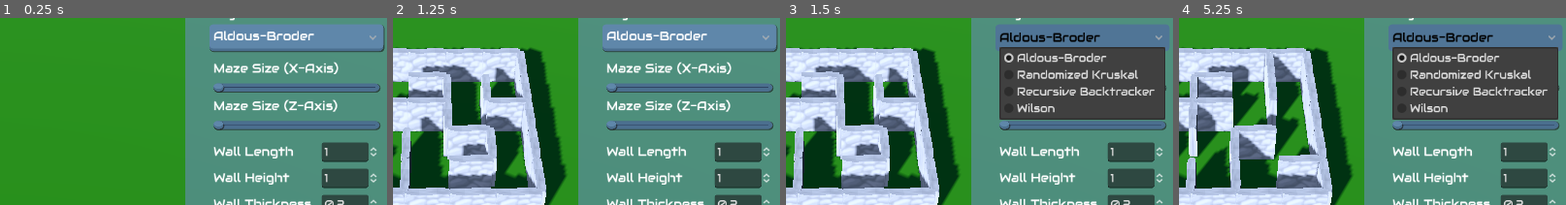
Above: before the commit, frames 1-4 (left to right).
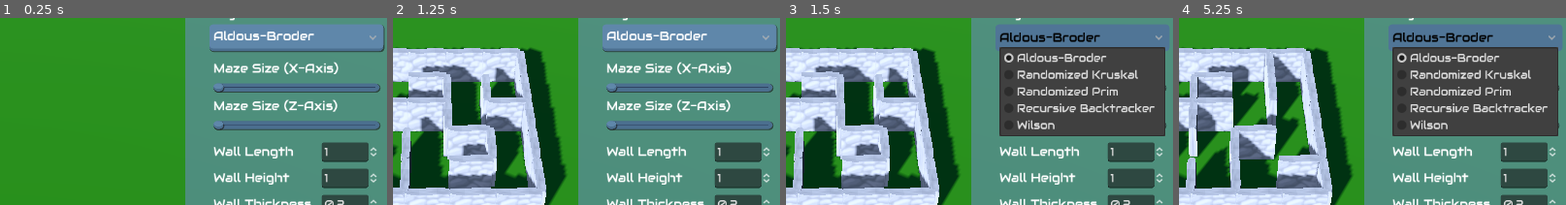
Above: after the commit, the same moments.

Repository: GuiBDBello/godot-maze-generator
Game: Godot game, scene res://scenes/playable/game.tscn
Same seed, same stepped clock (60 frames per second), same inputs: the game is played once before the commit and once after it.
Inputs (mouse positions are % of the whole screen's width and height, from its top left):
- Up to frame 1 (0.25 s): no input
- Up to frame 2 (1.25 s): click "Generate Maze" at 0.5 s
- Up to frame 3 (1.5 s): click "Aldous-Broder" at 1.25 s
- Up to frame 4 (5.25 s): click (93, 67) at 2 s; click "Aldous-Broder" at 2.75 s; click (93, 67) at 3.5 s; click "Generate Maze" at 4.25 s; click "Aldous-Broder" at 5 s
The pictures show only the part of the screen within x 46-95%, y 9-59%; the shares and areas given below are measured in that part.

Frames 1-2 are identical in both runs. In frame 3, 5.4% of the frame differs, in the area x 55-98%, y 36-64%; in frame 4, 5.4%.

Commit message:
Add Randomized Prim maze generation algorithm

Diff:
--- a/scenes/maze/maze_generator/randomized_kruskal/randomized_kruskal.gd
+++ b/scenes/maze/maze_generator/randomized_kruskal/randomized_kruskal.gd
@@ -1,7 +1,6 @@
 extends MazeGenerator
 
 var cell_list: Array[Array] = []
-
 var cell_sets: Dictionary = {}
 
 
@@ -18,12 +17,10 @@
 		for y: int in maze_grid[x].size():
 			var cell: MazeCell = maze_grid[x][y]
 
-			# Generate the walls between cells
 			var neighbours: Array[MazeCell] = super.find_neighbours(cell, maze_grid)
 			for neighbour: MazeCell in neighbours:
 				cell_list.append([cell, neighbour])
 
-			# Initialize sets for each cell
 			cell_sets[cell] = cell
 
 	cell_list.shuffle()
--- /dev/null
+++ b/scenes/maze/maze_generator/randomized_prim/randomized_prim.gd
@@ -0,0 +1,53 @@
+extends MazeGenerator
+
+var frontier: Array[MazeCell] = []
+
+
+func _ready() -> void:
+	rng.randomize()
+
+
+func generate_maze(maze: Maze, is_generated_slowly: bool) -> void:
+	super.center_maze_on_screen(maze)
+
+	var maze_grid: Array[Array] = super.generate_grid(maze)
+
+	# Step 2: Pick a random starting cell and mark it as visited
+	var start_cell: MazeCell = super.get_random_cell(maze_grid)
+	start_cell.is_visited = true
+
+	# Step 3: Add neighbors of the start cell to the frontier
+	frontier = super.find_unvisited_neighbours(maze_grid, start_cell)
+
+	# Step 4: Iterate while there are frontier cells
+	while frontier.size() > 0:
+		# Step 4a: Choose a random frontier cell
+		var current_cell: MazeCell = frontier[rng.randi_range(0, frontier.size() - 1)]
+		frontier.erase(current_cell)
+
+		# Step 4b: Find neighbors that are already part of the maze (visited)
+		var visited_neighbours: Array[MazeCell] = []
+		if current_cell.grid_position_x > 0 and maze_grid[current_cell.grid_position_x - 1][current_cell.grid_position_y].is_visited:
+			visited_neighbours.append(maze_grid[current_cell.grid_position_x - 1][current_cell.grid_position_y])
+		if current_cell.grid_position_x < maze_grid.size() - 1 and maze_grid[current_cell.grid_position_x + 1][current_cell.grid_position_y].is_visited:
+			visited_neighbours.append(maze_grid[current_cell.grid_position_x + 1][current_cell.grid_position_y])
+		if current_cell.grid_position_y > 0 and maze_grid[current_cell.grid_position_x][current_cell.grid_position_y - 1].is_visited:
+			visited_neighbours.append(maze_grid[current_cell.grid_position_x][current_cell.grid_position_y - 1])
+		if current_cell.grid_position_y < maze_grid[current_cell.grid_position_x].size() - 1 and maze_grid[current_cell.grid_position_x][current_cell.grid_position_y + 1].is_visited:
+			visited_neighbours.append(maze_grid[current_cell.grid_position_x][current_cell.grid_position_y + 1])
+
+		# Step 4c: Randomly connect the current cell with one of its visited neighbors
+		if visited_neighbours.size() > 0:
+			var neighbour: MazeCell = visited_neighbours[rng.randi_range(0, visited_neighbours.size() - 1)]
+			remove_walls_between(current_cell, neighbour)
+			current_cell.is_visited = true
+
+			# Add its unvisited neighbors to the frontier
+			var unvisited_neighbours = find_unvisited_neighbours(maze_grid, current_cell)
+			for unvisited_neighbour in unvisited_neighbours:
+				if not frontier.has(unvisited_neighbour):
+					frontier.append(unvisited_neighbour)
+
+		# Optional: Add a small delay if you want to visualize the maze generation step by step
+		if is_generated_slowly:
+			await get_tree().create_timer(0.05).timeout
--- /dev/null
+++ b/scenes/maze/maze_generator/randomized_prim/randomized_prim.tscn
@@ -0,0 +1,6 @@
+[gd_scene load_steps=2 format=3 uid="uid://dq28qhswq7f1a"]
+
+[ext_resource type="Script" path="res://scenes/maze/maze_generator/randomized_prim/randomized_prim.gd" id="1_iii6r"]
+
+[node name="Randomized Prim" type="Node3D"]
+script = ExtResource("1_iii6r")
--- a/scenes/playable/game.tscn
+++ b/scenes/playable/game.tscn
@@ -11,6 +11,7 @@
 [ext_resource type="Material" uid="uid://mj1x6sllquif" path="res://resources/ground.tres" id="5_e5l3x"]
 [ext_resource type="Script" path="res://scenes/camera.gd" id="6_n6fda"]
 [ext_resource type="Theme" uid="uid://h6sur28uuqjw" path="res://resources/ui_theme.tres" id="6_u4vtj"]
+[ext_resource type="PackedScene" uid="uid://dq28qhswq7f1a" path="res://scenes/maze/maze_generator/randomized_prim/randomized_prim.tscn" id="6_wse3y"]
 
 [sub_resource type="ShaderMaterial" id="ShaderMaterial_6dqnt"]
 shader = ExtResource("2_twyl1")
@@ -38,7 +39,7 @@
 
 [node name="Game" type="Node"]
 script = ExtResource("1_fpj1e")
-maze_generation_algorithms = Array[PackedScene]([ExtResource("3_6krv0"), ExtResource("2_qtd5j"), ExtResource("2_t4y1x"), ExtResource("3_shqtx")])
+maze_generation_algorithms = Array[PackedScene]([ExtResource("3_6krv0"), ExtResource("2_qtd5j"), ExtResource("6_wse3y"), ExtResource("2_t4y1x"), ExtResource("3_shqtx")])
 
 [node name="Scenario" type="Node" parent="."]
 
Not shown: 1 places in scenes/playable/game.tscn that only renumber resources
